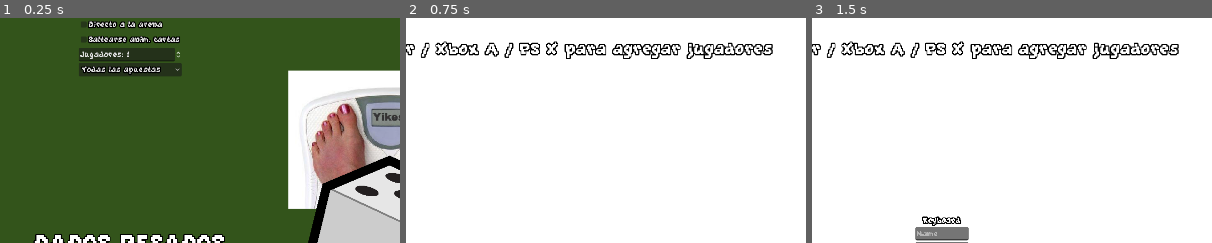
Above: before the commit, frames 1-3 (left to right).
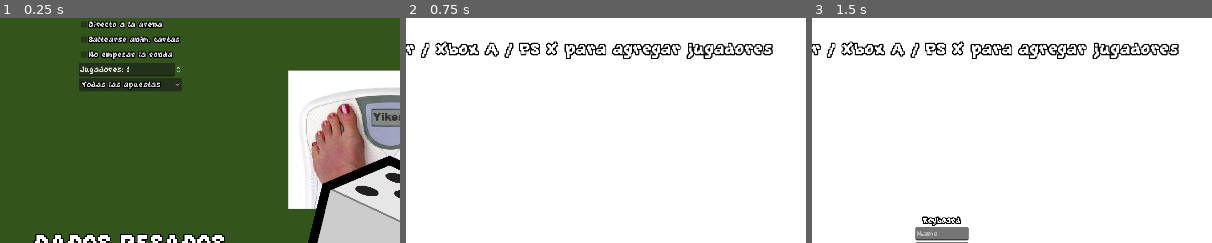
Above: after the commit, the same moments.

Repository: Laks0/weighted-dice-3d
Game: Godot game, scene res://Scenes/MainMenu/MainMenu.tscn
The game is run twice, just before and just after one commit, with the same random seed, the same clock (stepped at 60 frames per second) and the same inputs.
Inputs:
- Up to frame 1 (0.25 s): no input
- Up to frame 2 (0.75 s): click "Vamo" at 0.5 s
- Up to frame 3 (1.5 s): tap Enter (grab_mouse) at 1.25 s; hold D (move_right_kb) from 1.28 s (still down); tap Backspace (die) at 1.35 s
The pictures show only the part of the screen within x 34-84%, y 0-50%; the shares and areas given below are measured in that part.

The runs differ from the first frame. In frame 1, 3.3% of the frame differs, in the area x 19-46%, y 13-33%; in frame 2, nothing differs; in frame 3, nothing differs.

Commit message:
Variable de debug para que no entre el dado

Diff:
--- a/Autoload/DebugVars.gd
+++ b/Autoload/DebugVars.gd
@@ -5,3 +5,5 @@
 var onlyBet : Bet = null
 
 var skipCardAnimation : bool = false
+
+var dontStartGame := false
--- a/Scenes/Arena/Arena.gd
+++ b/Scenes/Arena/Arena.gd
@@ -70,7 +70,10 @@
 	BetHandler.startGame(self)
 
 	for mon in monigotes:
-			mon.unfreeze()
+		mon.unfreeze()
+
+	if DebugVars.dontStartGame:
+		return
 
 	# Delay hasta que entra el dado
 	SoundtrackHandler.stopTrack()
--- a/Scenes/MainMenu/MainMenu.gd
+++ b/Scenes/MainMenu/MainMenu.gd
@@ -14,6 +14,7 @@
 	SoundtrackHandler.playTrack()
 
 	DebugVars.skipCardAnimation = $DebugVars/SkipCards.button_pressed
+	DebugVars.dontStartGame = $DebugVars/DontStartGame.button_pressed
 
 	if $DebugVars/OnlyBet.selected != 0:
 		DebugVars.onlyBet = $DebugVars/OnlyBet.get_selected_metadata()
--- a/Scenes/MainMenu/MainMenu.tscn
+++ b/Scenes/MainMenu/MainMenu.tscn
@@ -113,6 +113,10 @@
 layout_mode = 2
 text = "Saltearse anim. cartas"
 
+[node name="DontStartGame" type="CheckBox" parent="DebugVars"]
+layout_mode = 2
+text = "No empezar la ronda"
+
 [node name="PlayerN" type="SpinBox" parent="DebugVars"]
 layout_mode = 2
 min_value = 1.0
